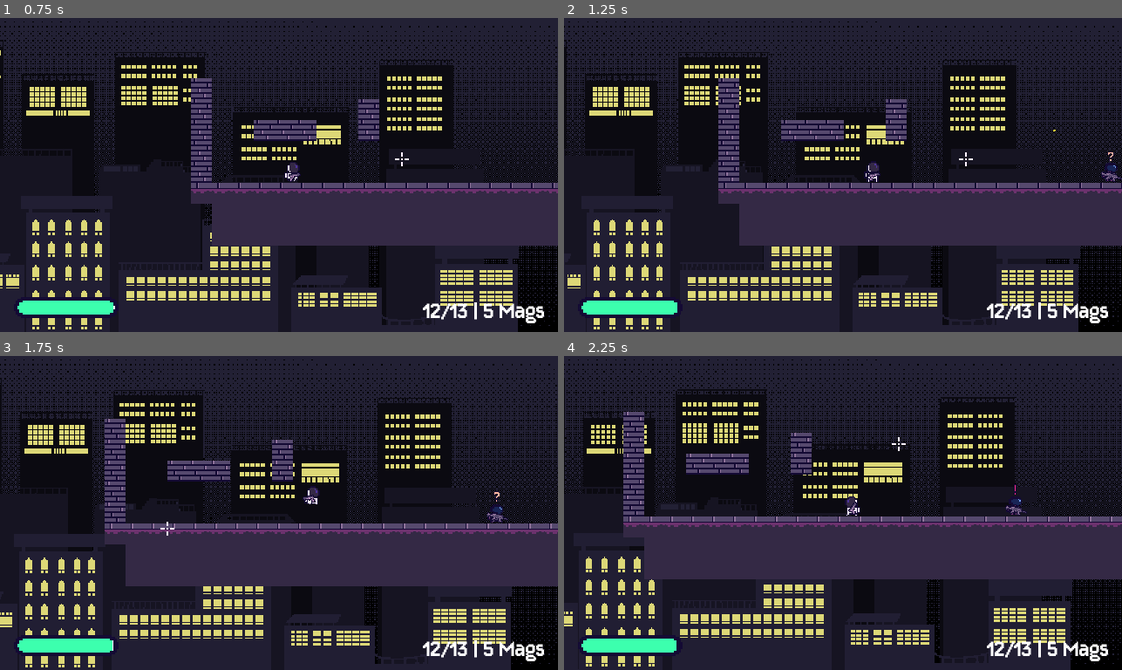
Above: before the commit, frames 1-4 (two rows, left to right).
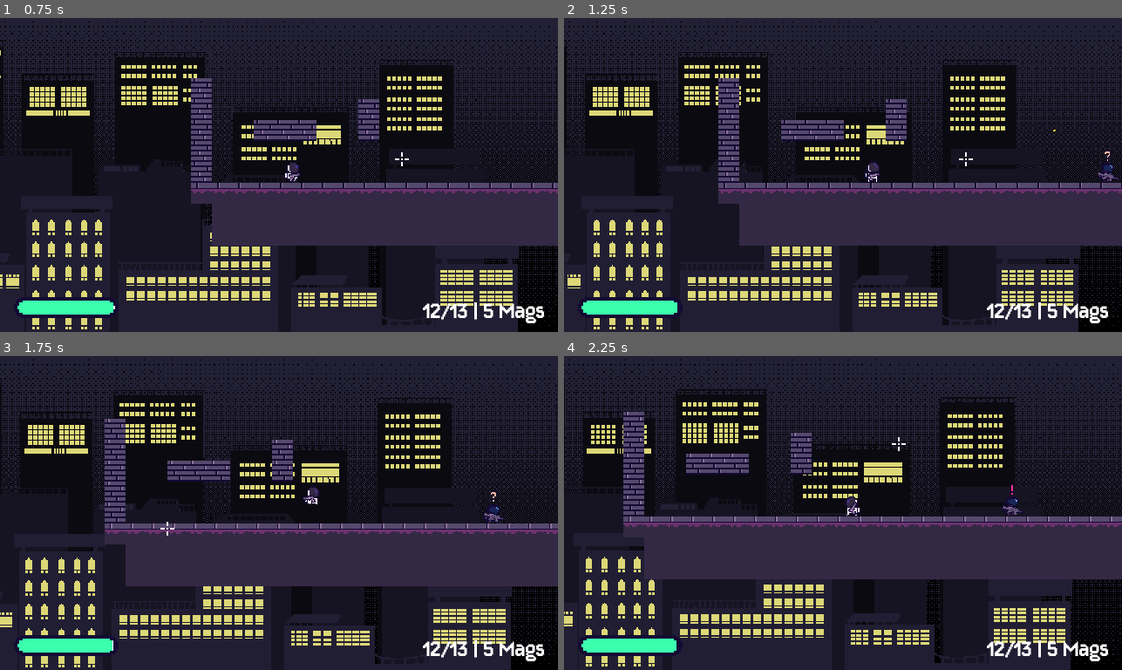
Above: after the commit, the same moments.

Repository: kyteidev/rogueshot
Game: Godot game, scene res://scenes/game_debug.tscn
Same seed, same stepped clock (60 frames per second), same inputs: the game is played once before the commit and once after it.
Inputs (mouse positions are in pixels of both pictures, inside the frame that each line leads up to):
- Up to frame 1 (0.75 s): move the mouse to (401, 159) at 0.52 s; press the mouse at (401, 159) at 0.53 s; hold D (player_right) from 0.53 s (still down)
- Up to frame 2 (1.25 s): keep holding D (player_right); tap W (player_jump) at 0.77 s
- Up to frame 3 (1.75 s): keep holding D (player_right); move the mouse to (167, 528) at 1.27 s; release the mouse at (167, 528) at 1.28 s; tap Shift (player_sprint) at 1.35 s; tap W (player_jump) at 1.52 s
- Up to frame 4 (2.25 s): move the mouse to (898, 443) at 2.02 s; release D (player_right) at 2.03 s; hold A (player_left) from 2.03 s (still down); tap 1 (weapon_1) at 2.1 s

Frame 1 is identical in both runs. In frame 2, 0.1% of the frame differs, in the area x 95-100%, y 42-53%; in frame 3, 0.1%, in the area x 86-92%, y 43-54%; in frame 4, 0.1%.

Commit message:
refactor player detection code

Diff:
--- a/scenes/characters/player.tscn
+++ b/scenes/characters/player.tscn
@@ -112,5 +112,8 @@
 [node name="StaminaTimer" type="Timer" parent="." unique_id=82113234]
 one_shot = true
 
+[node name="LOSTarget" type="Marker2D" parent="." unique_id=1485639335]
+position = Vector2(0, -7.5)
+
 [node name="Weapon" parent="." unique_id=1767955034 instance=ExtResource("3_qhqgy")]
 position = Vector2(0, -4)
--- a/scripts/enemy.gd
+++ b/scripts/enemy.gd
@@ -55,25 +55,13 @@
 	else:
 		weapon_sprite.scale.y = abs(weapon_scale)
 
-	# if player enters detection range
-	if state != State.DEAD and is_detecting and target != null:
-		los_ray.look_at(target.global_position)
-
-		# make sure enemy has line of sight to player
-		var ray_target = los_ray.get_collider()
-		if ray_target and ray_target.is_in_group("player"):
-			# set appropriate state once
-			if is_aggroing:
-				if state != State.ATTACK:
-					state = State.ATTACK
-			elif state != State.INVESTIGATE:
-				state = State.INVESTIGATE
-
 
 func _physics_process(delta: float) -> void:
 	# gravity
 	if not is_on_floor():
 		velocity.y += _get_custom_gravity(velocity) * delta
+
+	_check_awareness()
 
 	match state:
 		State.IDLE: _state_idle()
@@ -102,6 +90,9 @@
 
 
 func take_damage(damage) -> void:
+	if state == State.DEAD:
+		return
+
 	# flash red when taking damage
 	var tween = create_tween()
 	tween.tween_property(self, "modulate", Color("ff0000"), DAMAGE_FLASH_DELAY)
@@ -110,7 +101,7 @@
 
 	health -= damage
 	if health <= 0:
-		state = State.DEAD
+		_change_state(State.DEAD)
 
 
 func _get_custom_gravity(vel) -> float:
@@ -119,6 +110,40 @@
 	return FALL_GRAVITY
 
 
+func _change_state(new_state) -> void:
+	# make sure state is not changed to same state again
+	if state == State.DEAD or state == new_state:
+		return
+
+	state = new_state
+	_enter_state(new_state)
+
+
+func _enter_state(new_state) -> void:
+	match new_state:
+		State.PATROL:
+			speed = PATROL_SPEED
+		State.INVESTIGATE, State.ATTACK:
+			speed = 0.0
+
+			status_icon.texture = status_icons[0] if state == State.INVESTIGATE else status_icons[1]
+			status_icon.play_anim()
+
+
+func _check_awareness() -> void:
+	# make sure enemy is not dead and player is detected
+	if state == State.DEAD or not is_detecting or not target:
+		return
+
+	los_ray.look_at(target.get_node("LOSTarget").global_position)
+	los_ray.force_raycast_update()
+
+	# make sure enemy has line of sight to player
+	var ray_target = los_ray.get_collider()
+	if ray_target and ray_target.is_in_group("player"):
+		_change_state(State.ATTACK if is_aggroing else State.INVESTIGATE)
+
+
 func _state_idle() -> void:
 	anim.play("idle")
 	anim.speed_scale = 1.0
@@ -142,13 +167,7 @@
 
 
 func _state_investigate() -> void:
-	if can_play_icon_anim:
-		speed = 0.0
-
-		status_icon.texture = status_icons[0]
-		status_icon.play_anim()
-
-		can_play_icon_anim = false
+	pass
 
 
 func _state_chase() -> void:
@@ -156,13 +175,7 @@
 
 
 func _state_attack() -> void:
-	if can_play_icon_anim:
-		speed = 0.0
-
-		status_icon.texture = status_icons[1]
-		status_icon.play_anim()
-
-		can_play_icon_anim = false
+	pass
 
 
 func _state_retreat() -> void:
@@ -189,27 +202,18 @@
 		is_detecting = true
 		target = body
 
-		can_play_icon_anim = true
-
 
 func _on_detection_area_body_exited(body: Node2D) -> void:
 	if body.is_in_group("player"):
 		is_detecting = false
 		target = null
 
-		can_play_icon_anim = false
 
 func _on_aggro_area_body_entered(body: Node2D) -> void:
 	if body.is_in_group("player"):
 		is_aggroing = true
-		# set state in this frame, otherwise aggro status wont show
-		state = State.ATTACK
-
-		can_play_icon_anim = true
 
 
 func _on_aggro_area_body_exited(body: Node2D) -> void:
 	if body.is_in_group("player"):
 		is_aggroing = false
-
-		can_play_icon_anim = false
